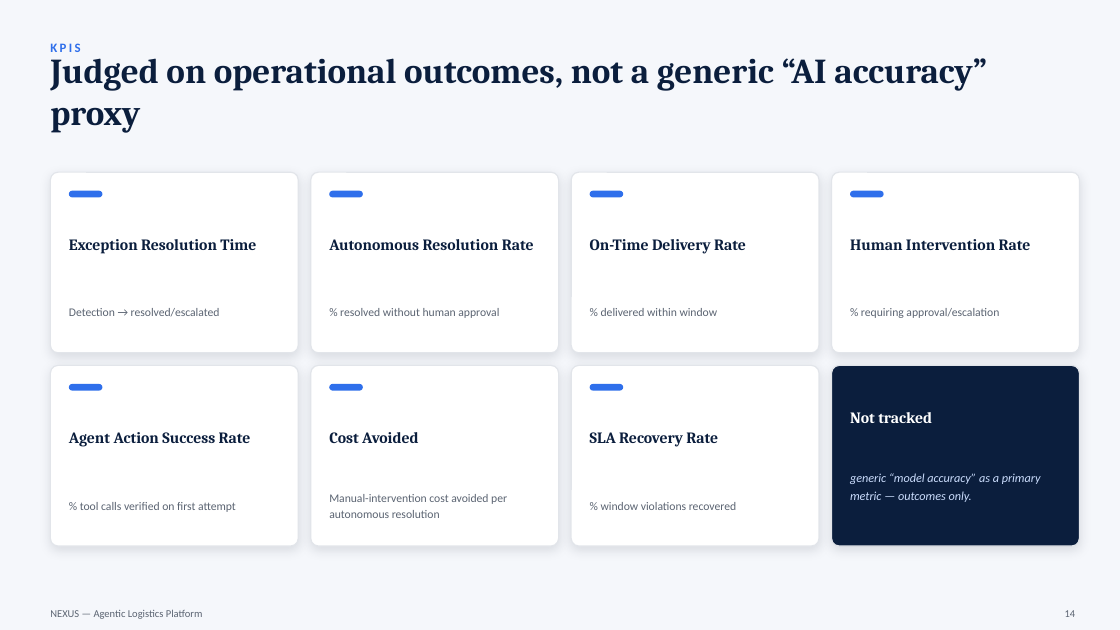
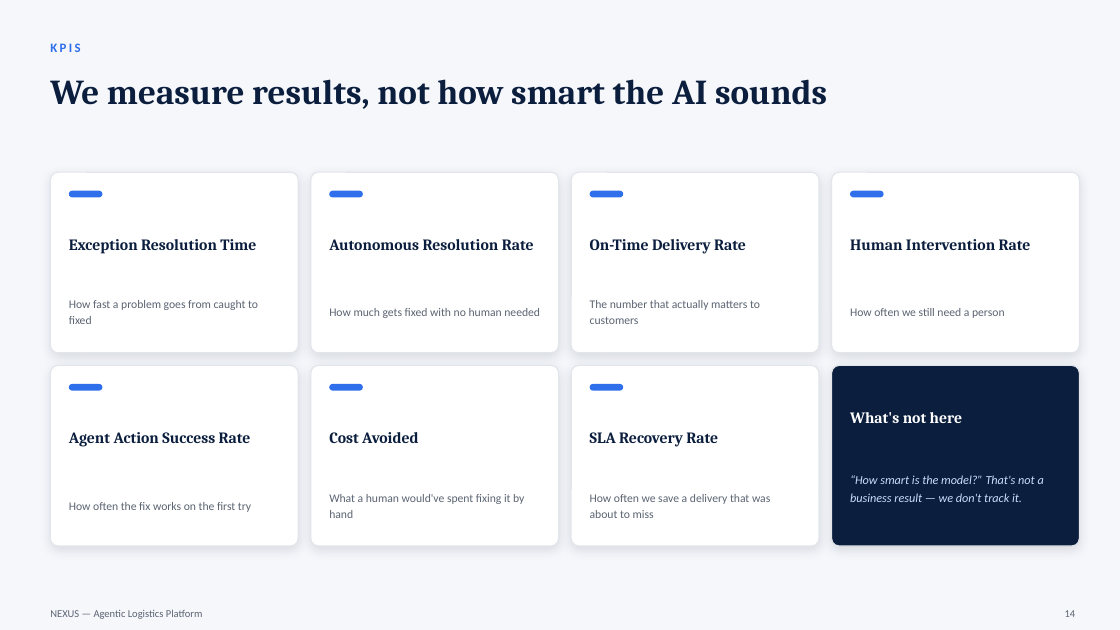
Before and after one commit to fernandogarzaaa/NEXUS, a slide deck: slide 14 of docs/NEXUS-Scoping-Pack.pptx. Drawn at 1120x630 pixels with LibreOffice and Linux fonts; fonts in the diff are those of the drawing. Boxes give left, top, right and bottom in pixels: in the first picture for what was removed or moved away, otherwise in the second. Text is boxed around its words. In the diff, an @@ line names an element or a change of style, - is before the commit and + after.

```diff
--- a/docs/NEXUS-Scoping-Pack.pptx
+++ b/docs/NEXUS-Scoping-Pack.pptx
@@ text at <box>50,79,827,109</box>: text changed @@
-Judged on operational outcomes, not a generic “AI accuracy” proxy
+We measure results, not how smart the AI sounds
@@ text at <box>69,300,258,324</box>: text changed @@
-Detection → resolved/escalated
+How fast a problem goes from caught to fixed
@@ text at <box>329,308,540,318</box>: text changed @@
-% resolved without human approval
+How much gets fixed with no human needed
@@ text at <box>590,300,760,324</box>: text changed @@
-% delivered within window
+The number that actually matters to customers
@@ text at <box>850,308,1005,318</box>: text changed @@
-% requiring approval/escalation
+How often we still need a person
@@ text at <box>850,412,962,423</box>: text changed @@
-Not tracked
+What's not here
@@ text at <box>850,475,1044,502</box>: text changed @@
-generic “model accuracy” as a primary metric — outcomes only.
+“How smart is the model?” That's not a business result — we don't track it.
@@ text at <box>69,502,251,512</box>: text changed @@
-% tool calls verified on first attempt
+How often the fix works on the first try
@@ text at <box>329,494,524,518</box>: text changed @@
-Manual-intervention cost avoided per autonomous resolution
+What a human would've spent fixing it by hand
@@ text at <box>590,494,770,518</box>: text changed @@
-% window violations recovered
+How often we save a delivery that was about to miss
```
Also in this commit, not shown: 8 other slides changed, 2 slides added, 2 slides removed.
